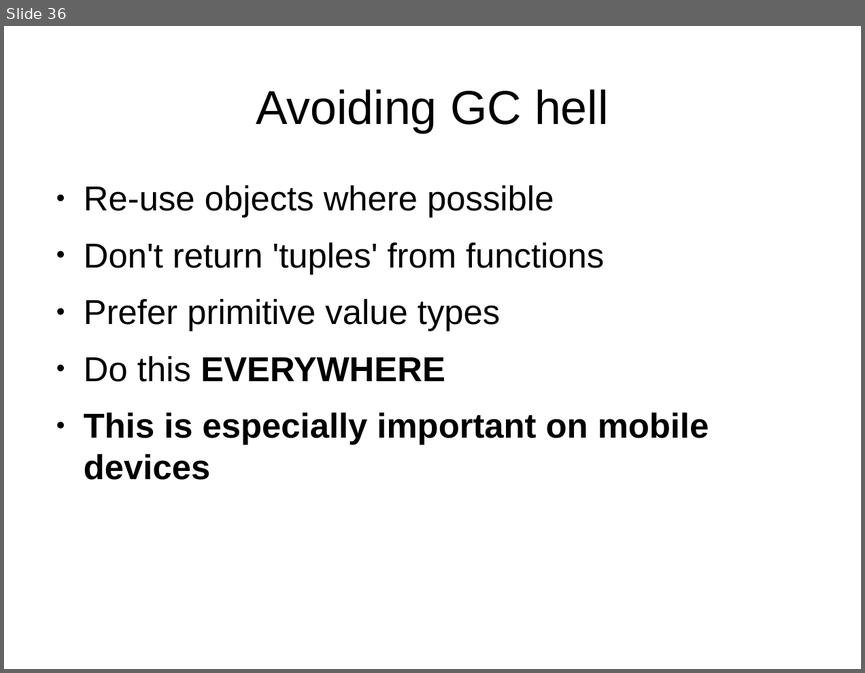
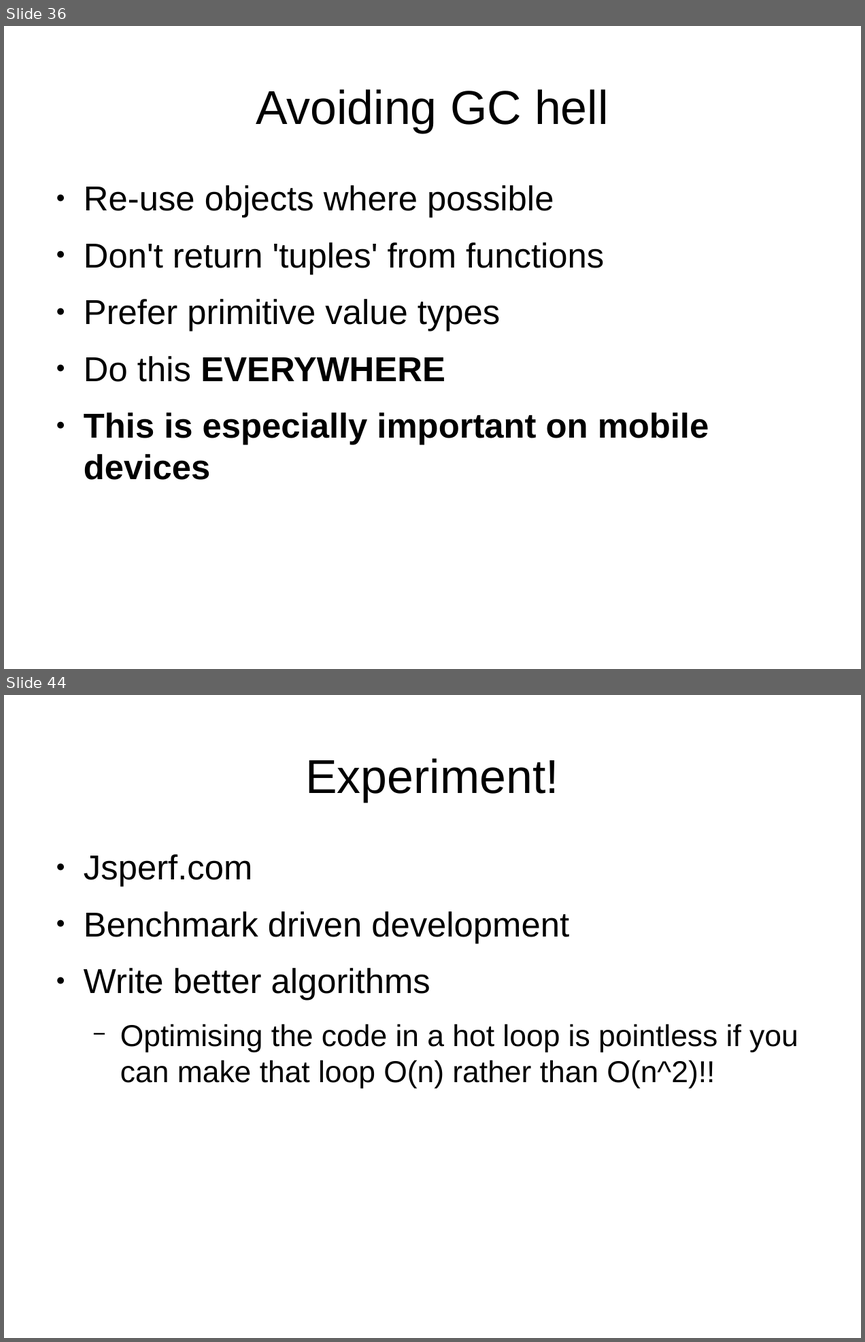
Before and after one commit to robashton/wabs, a slide deck: presentation.odp. Shown one above the other, each under a label of ours: slide 36 before the commit, slides 36 and 44 after it; the slides between them are not shown. The pictures are 865x673 and 865x1342 pixels, drawn with LibreOffice and Linux fonts; fonts in the diff are those of the drawing. Boxes give left, top, right and bottom in pixels: in the first picture for what was removed or moved away, otherwise in the second. Text is boxed around its words. In the diff, an @@ line names an element or a change of style, - is before the commit and + after.

```diff
--- a/presentation.odp
+++ b/presentation.odp
@@ slide 44 added at (4, 695, 861, 1338), background #FFFFFF @@
@@ title added at (305, 758, 558, 802), 44 pt, text #000000 @@
+Experiment!
@@ text added at (84, 854, 798, 1088), 28 pt, text #000000 @@
+● Jsperf.com
+● Benchmark driven development
+● Write better algorithms
+  − Optimising the code in a hot loop is pointless if you can make that loop O(n) rather than O(n^2)!!
```
Also in this commit, not shown: 1 slide changed, 8 other slides added, 6 other files.
